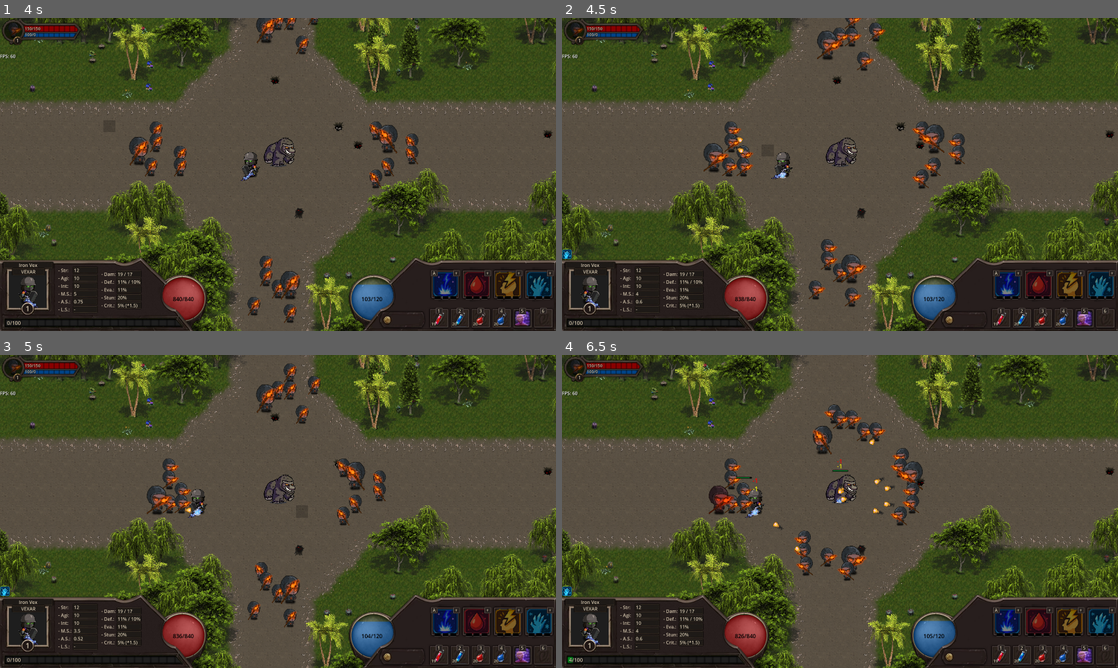
Above: before the commit, frames 1-4 (two rows, left to right).
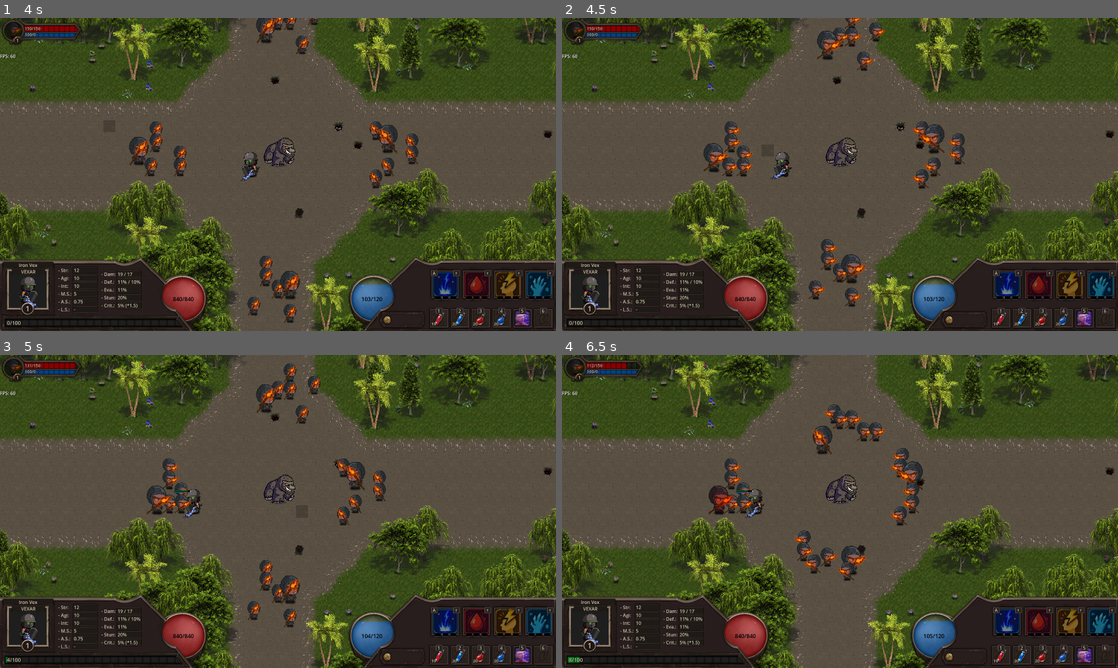
Above: after the commit, the same moments.

Repository: LucasJappert/moomoo-lan-party
Game: Godot game, scene res://scenes/my_main_scene.tscn
Same seed, same stepped clock (60 frames per second), same inputs: the game is played once before the commit and once after it.
Inputs (mouse positions are in pixels of both pictures, inside the frame that each line leads up to):
- Up to frame 1 (4 s): click "Host new game" at 0.5 s; tap Enter at 1.25 s; drag from (278, 168) to (66, 149) at 1.27 s; drag from (88, 143) to (278, 174) at 2.02 s; move the mouse to (111, 168) at 2.77 s; hold D 2.78-3.5 s; tap 1 at 2.85 s; click (111, 168) at 2.92 s; drag from (166, 168) to (111, 127) at 3.52 s
- Up to frame 2 (4.5 s): drag from (728, 130) to (867, 174) at 4.27 s
- Up to frame 3 (5 s): no input
- Up to frame 4 (6.5 s): drag from (745, 492) to (756, 433) at 5.02 s; move the mouse to (717, 505) at 5.77 s; hold S from 5.78 s (still down); tap 5 at 5.85 s; click (717, 505) at 5.92 s

Frame 1 is identical in both runs. In frame 2, 0.2% of the frame differs, in the area x 0-42%, y 37-92%; in frame 3, 0.4%; in frame 4, 0.7%, in the area x 0-60%, y 2-99%.

Commit message:
Show mana bar for enemies

Diff:
--- a/scenes/entity/entity_scene.tscn
+++ b/scenes/entity/entity_scene.tscn
@@ -25,20 +25,6 @@
 properties/4/spawn = true
 properties/4/replication_mode = 1
 
-[sub_resource type="StyleBoxFlat" id="StyleBoxFlat_8707b"]
-bg_color = Color(0, 0, 0, 1)
-corner_radius_top_left = 2
-corner_radius_top_right = 2
-corner_radius_bottom_right = 2
-corner_radius_bottom_left = 2
-
-[sub_resource type="StyleBoxFlat" id="StyleBoxFlat_os1up"]
-bg_color = Color(0, 0.514293, 0.163191, 1)
-corner_radius_top_left = 1
-corner_radius_top_right = 1
-corner_radius_bottom_right = 1
-corner_radius_bottom_left = 1
-
 [sub_resource type="CircleShape2D" id="CircleShape2D_wjrb4"]
 radius = 300.0
 
@@ -85,6 +71,27 @@
 [sub_resource type="CircleShape2D" id="CircleShape2D_8707b"]
 radius = 2.0
 
+[sub_resource type="StyleBoxFlat" id="StyleBoxFlat_8707b"]
+bg_color = Color(0, 0, 0, 1)
+corner_radius_top_left = 2
+corner_radius_top_right = 2
+corner_radius_bottom_right = 2
+corner_radius_bottom_left = 2
+
+[sub_resource type="StyleBoxFlat" id="StyleBoxFlat_gchfm"]
+bg_color = Color(0, 0.441623, 0.715716, 1)
+corner_radius_top_left = 1
+corner_radius_top_right = 1
+corner_radius_bottom_right = 1
+corner_radius_bottom_left = 1
+
+[sub_resource type="StyleBoxFlat" id="StyleBoxFlat_os1up"]
+bg_color = Color(0, 0.514293, 0.163191, 1)
+corner_radius_top_left = 1
+corner_radius_top_right = 1
+corner_radius_bottom_right = 1
+corner_radius_bottom_left = 1
+
 [sub_resource type="AtlasTexture" id="AtlasTexture_8707b"]
 atlas = ExtResource("3_8707b")
 region = Rect2(192, 640, 64, 96)
@@ -110,20 +117,70 @@
 [node name="EntitySynchronizer" type="MultiplayerSynchronizer" parent="."]
 replication_config = SubResource("SceneReplicationConfig_odnte")
 
+[node name="AreaVision" type="Area2D" parent="."]
+
+[node name="CollisionShape2D" type="CollisionShape2D" parent="AreaVision"]
+shape = SubResource("CircleShape2D_wjrb4")
+debug_color = Color(100, 98.9059, 100, 0)
+
+[node name="CollisionShape2D" type="CollisionShape2D" parent="."]
+shape = SubResource("CircleShape2D_5ixpm")
+debug_color = Color(0, 0.6, 0.7, 0.052)
+
+[node name="AreaAttack" type="Area2D" parent="."]
+
+[node name="CollisionShape2D" type="CollisionShape2D" parent="AreaAttack"]
+shape = SubResource("CircleShape2D_idfl5")
+debug_color = Color(0.98, 0, 0.408, 0)
+
+[node name="AnimatedSprite2D" type="AnimatedSprite2D" parent="."]
+position = Vector2(0, -24)
+sprite_frames = SubResource("SpriteFrames_os1up")
+animation = &"idle"
+
+[node name="ProjectileZone" type="Area2D" parent="."]
+
+[node name="CollisionShape2D" type="CollisionShape2D" parent="ProjectileZone"]
+position = Vector2(0, -13)
+shape = SubResource("CircleShape2D_8707b")
+debug_color = Color(1, 1, 1, 0.054)
+
+[node name="CombatData" parent="." instance=ExtResource("5_wjrb4")]
+
 [node name="HUD" type="Node2D" parent="."]
 script = ExtResource("3_wjrb4")
 
-[node name="MyHealthBar" type="Node2D" parent="HUD"]
-position = Vector2(0, -52)
-
-[node name="BgBlack" type="Panel" parent="HUD/MyHealthBar"]
+[node name="BarsContainer" type="Node2D" parent="HUD"]
+position = Vector2(0, -58)
+
+[node name="MyManaBar" type="Node2D" parent="HUD/BarsContainer"]
+position = Vector2(0, 1)
+
+[node name="BgBlack" type="Panel" parent="HUD/BarsContainer/MyManaBar"]
 offset_left = -20.0
 offset_top = -2.0
 offset_right = 22.0
 offset_bottom = 2.0
 theme_override_styles/panel = SubResource("StyleBoxFlat_8707b")
 
-[node name="CurrentBar" type="Panel" parent="HUD/MyHealthBar"]
+[node name="CurrentBar" type="Panel" parent="HUD/BarsContainer/MyManaBar"]
+offset_left = -19.0
+offset_top = -1.0
+offset_right = 21.0
+offset_bottom = 1.0
+theme_override_styles/panel = SubResource("StyleBoxFlat_gchfm")
+
+[node name="MyHealthBar" type="Node2D" parent="HUD/BarsContainer"]
+position = Vector2(0, -2)
+
+[node name="BgBlack" type="Panel" parent="HUD/BarsContainer/MyHealthBar"]
+offset_left = -20.0
+offset_top = -2.0
+offset_right = 22.0
+offset_bottom = 2.0
+theme_override_styles/panel = SubResource("StyleBoxFlat_8707b")
+
+[node name="CurrentBar" type="Panel" parent="HUD/BarsContainer/MyHealthBar"]
 offset_left = -19.0
 offset_top = -1.0
 offset_right = 21.0
@@ -146,36 +203,6 @@
 layout_mode = 2
 horizontal_alignment = 1
 
-[node name="AreaVision" type="Area2D" parent="."]
-
-[node name="CollisionShape2D" type="CollisionShape2D" parent="AreaVision"]
-shape = SubResource("CircleShape2D_wjrb4")
-debug_color = Color(100, 98.9059, 100, 0)
-
-[node name="CollisionShape2D" type="CollisionShape2D" parent="."]
-shape = SubResource("CircleShape2D_5ixpm")
-debug_color = Color(0, 0.6, 0.7, 0.052)
-
-[node name="AreaAttack" type="Area2D" parent="."]
-
-[node name="CollisionShape2D" type="CollisionShape2D" parent="AreaAttack"]
-shape = SubResource("CircleShape2D_idfl5")
-debug_color = Color(0.98, 0, 0.408, 0)
-
-[node name="AnimatedSprite2D" type="AnimatedSprite2D" parent="."]
-position = Vector2(0, -24)
-sprite_frames = SubResource("SpriteFrames_os1up")
-animation = &"idle"
-
-[node name="ProjectileZone" type="Area2D" parent="."]
-
-[node name="CollisionShape2D" type="CollisionShape2D" parent="ProjectileZone"]
-position = Vector2(0, -13)
-shape = SubResource("CircleShape2D_8707b")
-debug_color = Color(1, 1, 1, 0.054)
-
-[node name="CombatData" parent="." instance=ExtResource("5_wjrb4")]
-
 [node name="FrontAnimationsNode" type="Node2D" parent="."]
 script = ExtResource("6_os1up")
 
--- a/scripts/controllers/enemies_waves_controller.gd
+++ b/scripts/controllers/enemies_waves_controller.gd
@@ -31,6 +31,6 @@
 			var is_boss = (i == ENEMIES_BY_ZONE - 1)
 			enemy._boss_level = _wave_number if is_boss else 0
 
-			# enemy.can_attack = false
+			enemy.can_attack = false
 			GameManager.add_enemy(enemy)
 			# return
--- a/scripts/entity/combat_data/combat_data.gd
+++ b/scripts/entity/combat_data/combat_data.gd
@@ -124,6 +124,30 @@
 	update_current_hp(-_di.total_damage)
 
 # region SETTERs
+
+func update_current_hp(value_to_increase: int, _attacker: Entity = null) -> void:
+	if value_to_increase == 0: return
+	if current_hp <= 0: return
+
+	var exp_by_damage = min(current_hp, abs(value_to_increase)) * 0.25
+	current_hp += value_to_increase
+	current_hp = clamp(current_hp, 0, get_total_hp())
+
+	_try_to_give_experience_to_players(exp_by_damage) # Give experience when an enemy takes damage
+
+	if current_hp <= 0:
+		Skill.actions_before_entity_death(my_owner(), _attacker)
+		current_hp = 0
+		_try_to_give_experience_to_players(Enemy.get_enemy_exp_when_dead()) # Give experience when an enemy dies
+		my_owner().rpc_handler.die()
+
+	my_owner().hud.update_health_bar()
+
+func update_current_mana(value_to_increase: int) -> void:
+	if value_to_increase == 0: return
+	current_mana = clamp(current_mana + value_to_increase, 0, get_total_mana())
+	my_owner().hud.update_mana_bar()
+
 func update_base_stats(new_stats: CombatStats) -> void:
 	stats = new_stats
 	update_cache_total_stats()
@@ -182,32 +206,12 @@
 	%CombatEffectSpawner.spawn(ObjectHelpers.to_dict(p_effect, true))
 	p_effect.queue_free()
 
-func update_current_hp(value_to_increase: int, _attacker: Entity = null) -> void:
-	if value_to_increase == 0: return
-	if current_hp <= 0: return
-
-	var exp_by_damage = min(current_hp, abs(value_to_increase)) * 0.25
-	current_hp += value_to_increase
-	current_hp = clamp(current_hp, 0, get_total_hp())
-
-	_try_to_give_experience_to_players(exp_by_damage) # Give experience when an enemy takes damage
-
-	if current_hp <= 0:
-		Skill.actions_before_entity_death(my_owner(), _attacker)
-		current_hp = 0
-		_try_to_give_experience_to_players(Enemy.get_enemy_exp_when_dead()) # Give experience when an enemy dies
-		my_owner().rpc_handler.die()
-
 func _try_to_give_experience_to_players(_exp: int) -> void:
 	if not my_owner() is Enemy: return
 
 	for player in GameManager.get_players():
 		player.increment_current_exp(max(1, _exp))
 
-
-func update_current_mana(value_to_increase: int) -> void:
-	if value_to_increase == 0: return
-	current_mana = clamp(current_mana + value_to_increase, 0, get_total_mana())
 
 func register_attacker(attacker: Entity) -> void:
 	latest_attacker = attacker
--- a/scripts/entity/components/hud.gd
+++ b/scripts/entity/components/hud.gd
@@ -1,15 +1,19 @@
 class_name HUD
 
-extends Node
+extends Node2D
 
 # @onready var _health_bar: ProgressBar = $HealthBar
 @onready var _label_container: PanelContainer = $PanelContainer
 @onready var _label: Label = $PanelContainer/Label
-@onready var my_health_bar: Node2D = $MyHealthBar
 const BAR_SIZE = 40.0
-@onready var bg_black: Panel = $MyHealthBar/BgBlack
-@onready var current_bar: Panel = $MyHealthBar/CurrentBar
+
+@onready var bars_container: Node2D = $BarsContainer
+@onready var _health_bg_black: Panel = $BarsContainer/MyHealthBar/BgBlack
+@onready var _health_current_bar: Panel = $BarsContainer/MyHealthBar/CurrentBar
+@onready var _mana_bg_black: Panel = $BarsContainer/MyManaBar/BgBlack
+@onready var _mana_current_bar: Panel = $BarsContainer/MyManaBar/CurrentBar
 @onready var damage_popup_container = $DamagePopupContainer
+
 var my_owner: Entity
 var _is_moomoo = false
 const SHOW_DAMAGES_HEALS = true
@@ -24,27 +28,28 @@
 	_label.mouse_filter = Control.MOUSE_FILTER_IGNORE
 	_label.text = my_owner.name
 
-	my_health_bar.position.y = my_owner.sprite.position.y - my_owner.sprite_heigth * 0.5
-	if my_owner is Enemy: my_health_bar.position.y -= 10
-	if my_owner is Player && my_owner.player_id == GameManager.MY_PLAYER_ID: my_health_bar.visible = false
+	var percent := 0.7
+	var scale_diff := my_owner.sprite.scale.y - 1.0
+	bars_container.position.y = bars_container.position.y - (my_owner.sprite_heigth * percent * scale_diff)
 
-	bg_black.mouse_filter = Control.MOUSE_FILTER_IGNORE
-	current_bar.mouse_filter = Control.MOUSE_FILTER_IGNORE
+	visible = false
+
+	_health_bg_black.mouse_filter = Control.MOUSE_FILTER_IGNORE
+	_health_current_bar.mouse_filter = Control.MOUSE_FILTER_IGNORE
+	_mana_bg_black.mouse_filter = Control.MOUSE_FILTER_IGNORE
+	_mana_current_bar.mouse_filter = Control.MOUSE_FILTER_IGNORE
 
 func _process(_delta: float):
 	_try_update_label()
-	_try_update_health_bar()
+	_try_update_visibility()
 
-func _try_update_health_bar():
-	if my_owner is Player && my_owner.player_id == GameManager.MY_PLAYER_ID: return
+func _try_update_visibility():
+	if ObjectHelpers.is_my_player(my_owner): return
 
-	if my_owner.combat_data.latest_attacker == null:
-		if my_health_bar.visible: my_health_bar.visible = false
-		return
+	visible = my_owner.combat_data.latest_attacker != null
 
-	if not my_health_bar.visible: my_health_bar.visible = true
-
-	current_bar.size.x = my_owner.combat_data.current_hp * BAR_SIZE / my_owner.combat_data.get_total_hp()
+	# _health_current_bar.size.x = my_owner.combat_data.current_hp * BAR_SIZE / my_owner.combat_data.get_total_hp()
+	# _mana_current_bar.size.x = my_owner.combat_data.current_mana * BAR_SIZE / my_owner.combat_data.get_total_mana()
 
 func _try_update_label():
 	if not _label_container.visible: return
@@ -52,6 +57,12 @@
 	_label.text = my_owner.combat_data.target_entity_name
 	_label.text = str(my_owner.combat_data.get_effects().size())
 	pass
+
+func update_health_bar():
+	_health_current_bar.size.x = my_owner.combat_data.current_hp * BAR_SIZE / my_owner.combat_data.get_total_hp()
+
+func update_mana_bar():
+	_mana_current_bar.size.x = my_owner.combat_data.current_mana * BAR_SIZE / my_owner.combat_data.get_total_mana()
 
 func show_damage_heal_popup(text: String, color: Color = Color.RED):
 	if not SHOW_DAMAGES_HEALS: return
--- a/scripts/entity/helpers/animations_helper.gd
+++ b/scripts/entity/helpers/animations_helper.gd
@@ -31,7 +31,7 @@
 	if _animation_active(target, ANIMATION_NAMES.STUN): return
 	var sprite_size = CombatEffect.STUN_RECT_REGION.size
 	var frames = SpritesHelper.get_sprite_frames(CombatEffect.STUN_RECT_REGION.position, sprite_size, 14, 30, true)
-	var sprite_position = Vector2(0, target.hud.my_health_bar.position.y + 10)
+	var sprite_position = Vector2(0, target.hud.bars_container.position.y)
 	_spawn_front_animation(target, frames, ANIMATION_NAMES.STUN, sprite_position)
 
 static func _apply_level_up_animation(target: Entity):
--- a/scripts/entity/player/client_inputs.gd
+++ b/scripts/entity/player/client_inputs.gd
@@ -50,9 +50,7 @@
 	# Always run in server
 	var target_entity = GameManager.get_entity(_target_entity_name)
 
-	if target_entity:
-		print("effects: ", target_entity.combat_data.get_effects())
-		print("entity name: ", target_entity.name)
+	if target_entity: print("entity name: ", target_entity.name)
 
 	player.combat_data.set_target_entity(target_entity)
 
Not shown: 1 places in scenes/entity/entity_scene.tscn that only renumber resources
Not shown, changed: .images/atlas2.pdn
Not shown, changed: TODO.md
